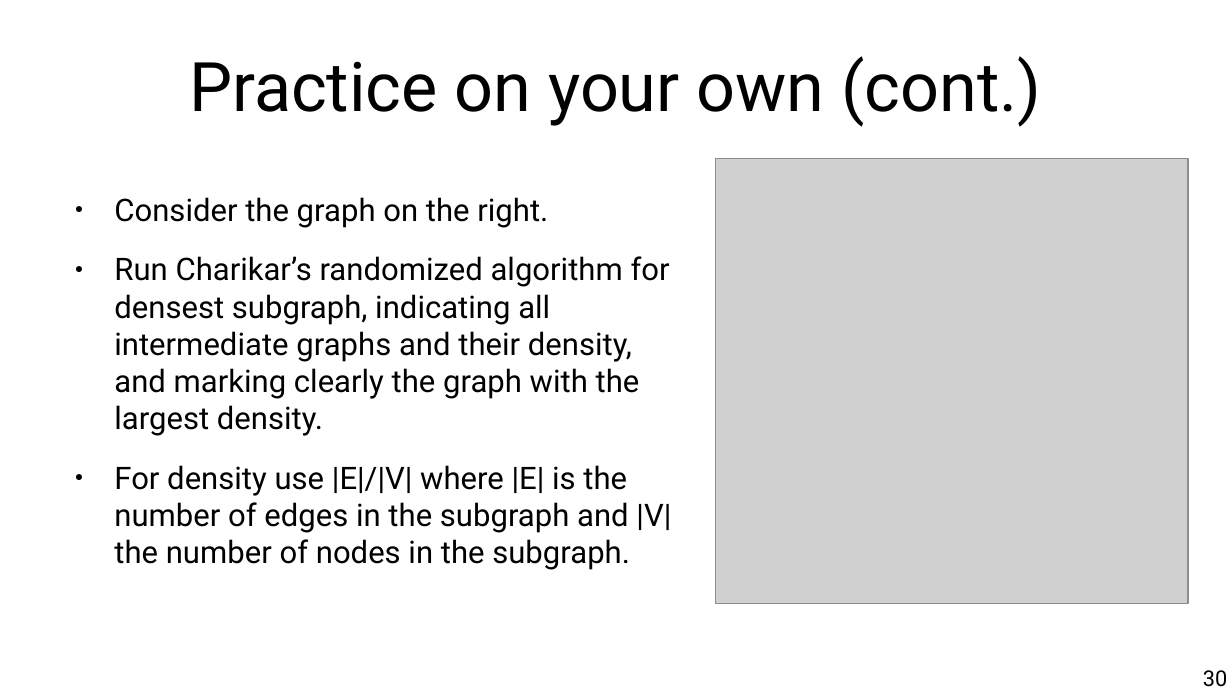
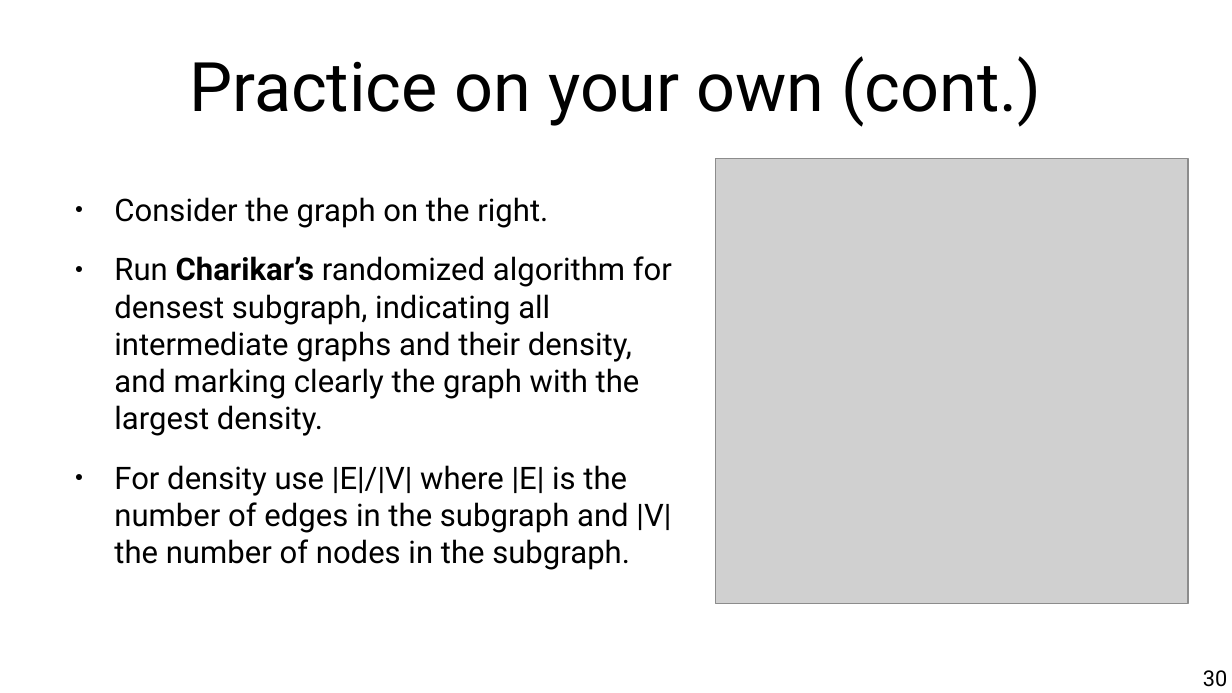
Before and after one commit to chatox/networks-science-course, a slide deck: slide 30 of theory/odp/tt22_dense_subgraphs.odp. Drawn at 1232x693 pixels with LibreOffice and Linux fonts; fonts in the diff are those of the drawing; grey boxes stand for pictures. Boxes give left, top, right and bottom in pixels: in the first picture for what was removed or moved away, otherwise in the second. Text is boxed around its words. In the diff, an @@ line names an element or a change of style, - is before the commit and + after.

```diff
--- a/theory/odp/tt22_dense_subgraphs.odp
+++ b/theory/odp/tt22_dense_subgraphs.odp
@@ text at bbox=[114, 256, 672, 436]: bold on in "Charikar’s" @@
```
Also in this commit, not shown: 2 other slides changed, 38 other files.
